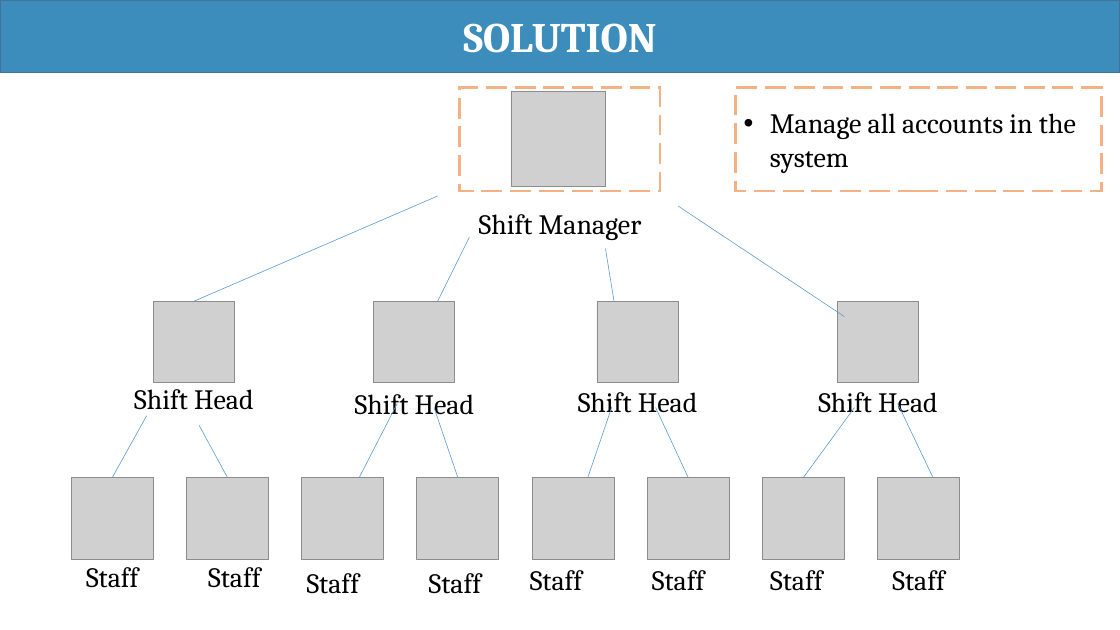
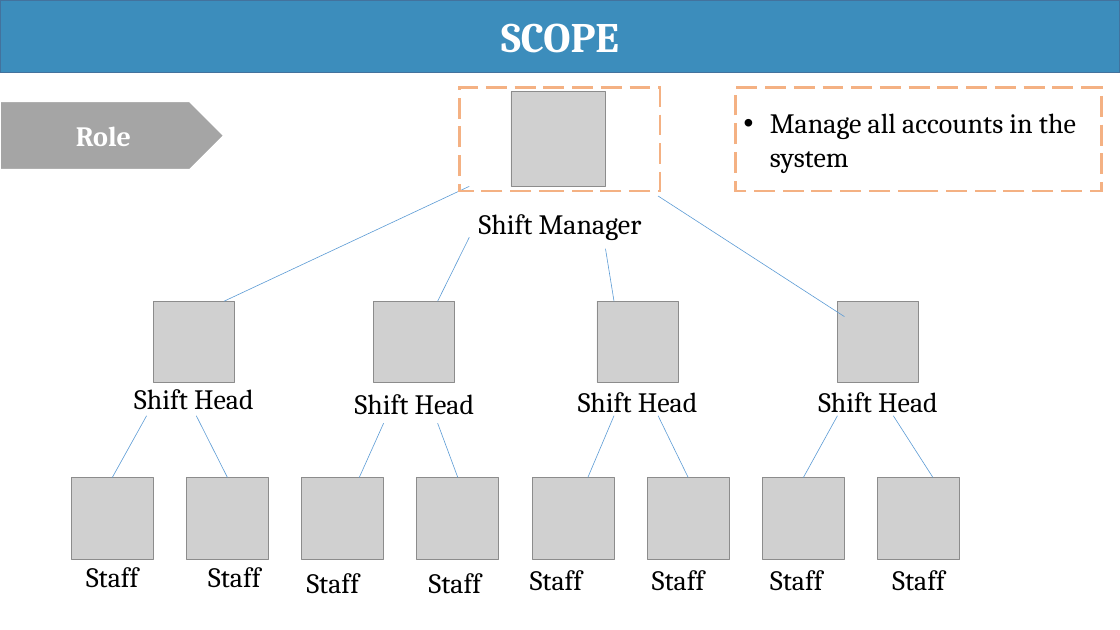
Before and after one commit to haltt051093/IMS-datacenter, a slide deck: slide 11 of Document/Presentation/IMS_20160413_Presentation.pptx (slide 10 before the commit). Drawn at 1120x630 pixels with LibreOffice and Linux fonts; fonts in the diff are those of the drawing; grey boxes stand for pictures. Boxes give left, top, right and bottom in pixels: in the first picture for what was removed or moved away, otherwise in the second. Text is boxed around its words. In the diff, an @@ line names an element or a change of style, - is before the commit and + after.

Commit message:
update presentation

```diff
--- a/Document/Presentation/IMS_20160413_Presentation.pptx
+++ b/Document/Presentation/IMS_20160413_Presentation.pptx
@@ text in rectangle at bbox=[501, 23, 619, 53]: text changed @@
-SOLUTION
+SCOPE
@@ pentagon arrow added at bbox=[0, 102, 224, 171], fill #A5A5A5, outline #FFFFFF 1.5 pt, 24 pt, text #FFFFFF, bold @@
+Role
@@ line moved from (194, 302) - (438, 196) to (224, 302) - (470, 187) @@
@@ line moved from (678, 206) - (844, 317) to (658, 196) - (844, 317) @@
@@ line moved from (199, 426) - (228, 477) to (197, 416) - (228, 477) @@
@@ line moved from (613, 407) - (588, 477) to (614, 416) - (588, 477) @@
@@ line moved from (656, 408) - (688, 477) to (658, 416) - (688, 477) @@
@@ line moved from (854, 408) - (803, 477) to (838, 416) - (803, 477) @@
@@ line moved from (898, 403) - (933, 477) to (893, 416) - (933, 477) @@
@@ line moved from (397, 403) - (360, 477) to (384, 423) - (360, 477) @@
@@ line moved from (434, 408) - (458, 477) to (438, 423) - (458, 477) @@
```
Also in this commit, not shown: 4 other slides changed, 4 slides added, 2 slides removed.
